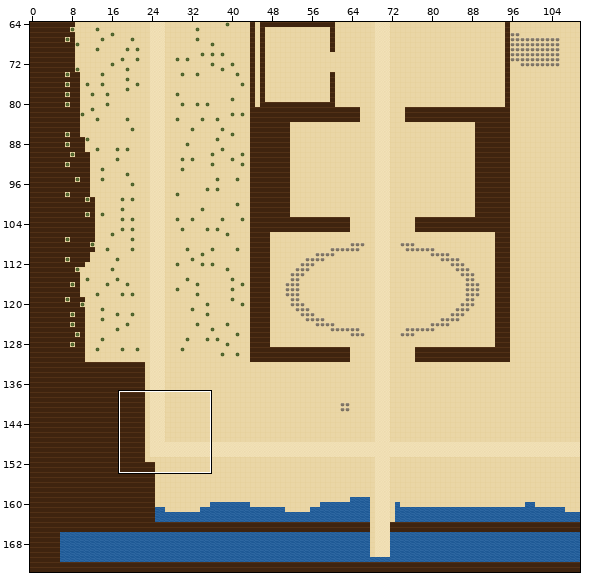
An edit to a level. Tiled map (JSON), maps/camelot.tmj. Above: a wide view before the commit, with the close-up outlined.
Close-up. Before the commit:
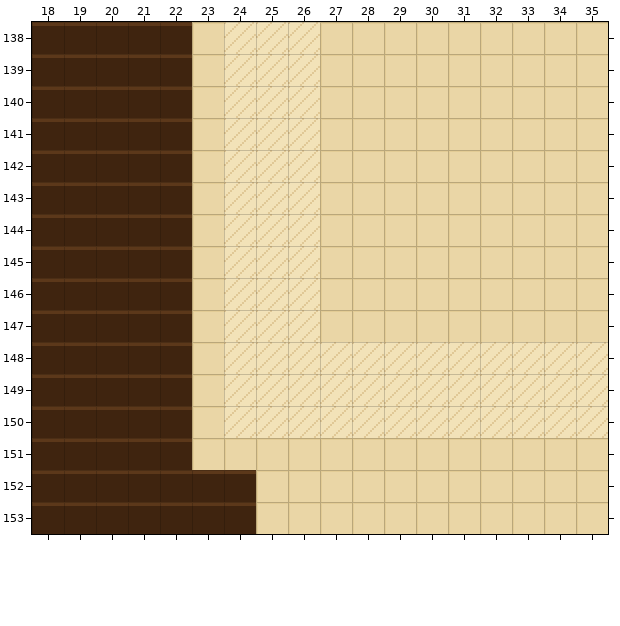
Cells are 16x16 px. Shown: x 18..35, y 138..153. The commit also changed other parts of the map, which this record leaves out.
New version:
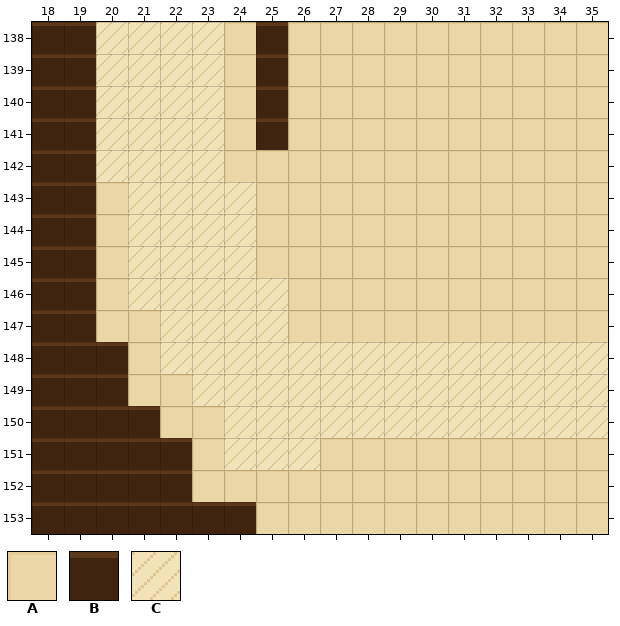
Key: from "draft": A 0, B 1, C 5.
_ is an empty cell, . an unchanged one.
The edit:
--- layer "ground"
@@ x 20..26 @@
-138 BBBACCC
-139 BBBACCC
-140 BBBACCC
-141 BBBACCC
-142 BBBACCC
-143 BBBA.CC
-144 BBBA.CC
-145 BBBA.CC
-146 BBBA..C
-147 BBBA..C
-148 .BBA...
-149 .BBA...
-150 ..B....
-151 ....AAA
-152 ...BB..
+138 CCCCABA
+139 CCCCABA
+140 CCCCABA
+141 CCCCABA
+142 CCCCAAA
+143 ACCC.AA
+144 ACCC.AA
+145 ACCC.AA
+146 ACCC..A
+147 AACC..A
+148 .ACC...
+149 .AAC...
+150 ..A....
+151 ....CCC
+152 ...AA..
